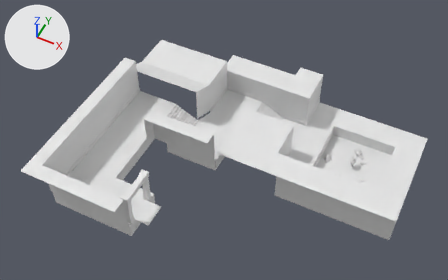
One commit to the FBX model Assets/FBX/Map_Basement.fbx: the scene before it, then after it.
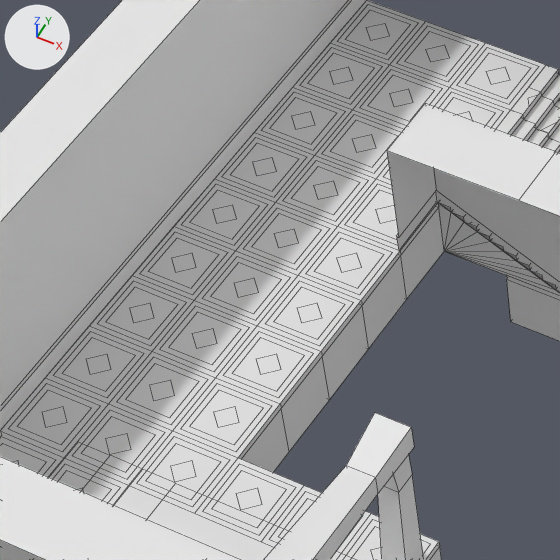
The first picture shows the older version from a camera (50 mm lens) standing at (9.8, -60.7, 37.2) and looking at (-3.5, -34.2, 4.0). The close-ups show the older and then the newer version on the part from 16% to 39% of the width and 32% to 70% of the height of that picture. Only the edits that show in the close-ups are written down. Every picture has the same lights, and +X, +Y and +Z are marked at upper left. The close-ups show mesh edges as thin lines. Where no turn or scale is listed for an object, it has been applied to the vertices.

Objects in the first close-up: 'Cube.002', 'Cube.003', 'Mesh_CaveFrame.002', 'Mesh_TileBasementGround02.093', 'Mesh_TileBasementGround02.094', 'Mesh_TileBasementGround02.096', 'Mesh_TileBasementGround02.097', 'Mesh_TileBasementGround02.099', 'Mesh_TileBasementGround02.100', 'Mesh_TileBasementGround02.101', 'Mesh_TileBasementGround02.125', 'Mesh_TileBasementGround02.126', 'Mesh_TileBasementGround02.127', 'Mesh_TileBasementGround02.128', 'Mesh_TileBasementGround02.130', 'Mesh_VFX_Entrance2x2.002' and 23 more.
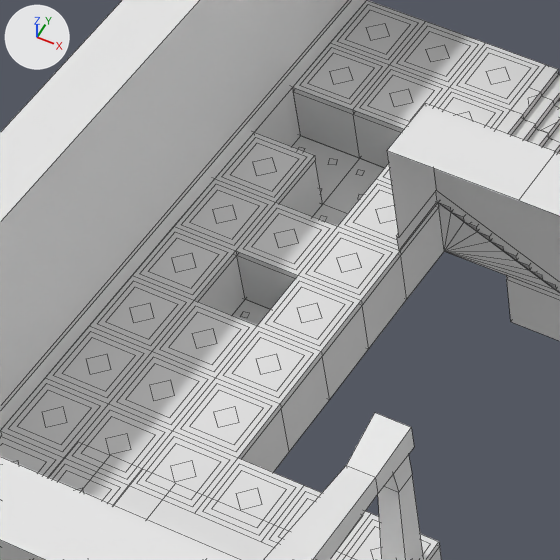
Changed parts and their boxes (x1, y1, x2, y2) in the close-ups (560 x 560 px):
'Mesh_TileBasementGround02.128', deleted: before (195, 251, 298, 326)
'Mesh_TileBasementGround02.101', deleted: before (276, 156, 375, 226)
'Mesh_TileBasementGround02.097', deleted: before (255, 87, 353, 155)
'Mesh_TileBasementGround02.094', deleted: before (315, 110, 404, 179)
'Mesh_TileGroundBasement.089', added: after (292, 136, 360, 204)
'Mesh_TileGroundBasement.088', added: after (323, 159, 384, 214)
'Mesh_TileGroundBasement.091', added: after (255, 87, 301, 147)
'Mesh_TileGroundBasement.092', added: after (232, 299, 271, 326)
'Mesh_TileGroundBasement.086', added: after (312, 204, 347, 226)
'Mesh_TileBasementGround02.056', unchanged, uncovered by the edit: after (215, 132, 322, 216)
'Mesh_TileBasementGround02.104', unchanged, covered by the edit: before (215, 132, 315, 202)

The change, as a diff of the scene's bpy script:
```diff
--- a/Assets/FBX/Map_Basement.fbx.py
+++ b/Assets/FBX/Map_Basement.fbx.py
@@ me_cube_082 @@
+me_cube_082.from_pydata(...)  # 24 vertices, 10 faces; spans x -0.5..0.5, y -0.5..0.5, z -1.0..0.009
@@ ob_mesh_tilebasementground02_094 @@
-ob_mesh_tilebasementground02_094 = bpy.data.objects.new('Mesh_TileBasementGround02.094', me_cube_066)
-ob_mesh_tilebasementground02_094.location = (-10.0, -35.0, 4.0)
-ob_mesh_tilebasementground02_094.scale = (0.5, 0.5, 0.5)
@@ ob_mesh_tilebasementground02_128 @@
-ob_mesh_tilebasementground02_128 = bpy.data.objects.new('Mesh_TileBasementGround02.128', me_cube_066)
-ob_mesh_tilebasementground02_128.location = (-10.0, -38.0, 4.0)
-ob_mesh_tilebasementground02_128.scale = (0.5, 0.5, 0.5)
@@ ob_mesh_tilebasementground02_097 @@
-ob_mesh_tilebasementground02_097 = bpy.data.objects.new('Mesh_TileBasementGround02.097', me_cube_066)
-ob_mesh_tilebasementground02_097.location = (-11.0, -35.0, 4.0)
-ob_mesh_tilebasementground02_097.scale = (0.5, 0.5, 0.5)
@@ ob_mesh_tilebasementground02_101 @@
-ob_mesh_tilebasementground02_101 = bpy.data.objects.new('Mesh_TileBasementGround02.101', me_cube_056)
-ob_mesh_tilebasementground02_101.location = (-10.0, -36.0, 4.0)
-ob_mesh_tilebasementground02_101.scale = (0.5, 0.5, 0.5)
@@ ob_mesh_tilegroundbasement_086 @@
+ob_mesh_tilegroundbasement_086 = bpy.data.objects.new('Mesh_TileGroundBasement.086', me_cube_082)
+ob_mesh_tilegroundbasement_086.location = (-10.0, -36.0, 3.0)
@@ ob_mesh_tilegroundbasement_088 @@
+ob_mesh_tilegroundbasement_088 = bpy.data.objects.new('Mesh_TileGroundBasement.088', me_cube_082.copy())
+ob_mesh_tilegroundbasement_088.location = (-10.0, -35.0, 3.0)
@@ ob_mesh_tilegroundbasement_091 @@
+ob_mesh_tilegroundbasement_091 = bpy.data.objects.new('Mesh_TileGroundBasement.091', me_cube_082.copy())
+ob_mesh_tilegroundbasement_091.location = (-12.0, -35.0, 4.0)
@@ ob_mesh_tilegroundbasement_092 @@
+ob_mesh_tilegroundbasement_092 = bpy.data.objects.new('Mesh_TileGroundBasement.092', me_cube_082.copy())
+ob_mesh_tilegroundbasement_092.location = (-10.0, -38.0, 3.0)
@@ ob_mesh_tilegroundbasement_089 @@
+ob_mesh_tilegroundbasement_089 = bpy.data.objects.new('Mesh_TileGroundBasement.089', me_cube_082.copy())
+ob_mesh_tilegroundbasement_089.location = (-11.0, -35.0, 3.0)
```
